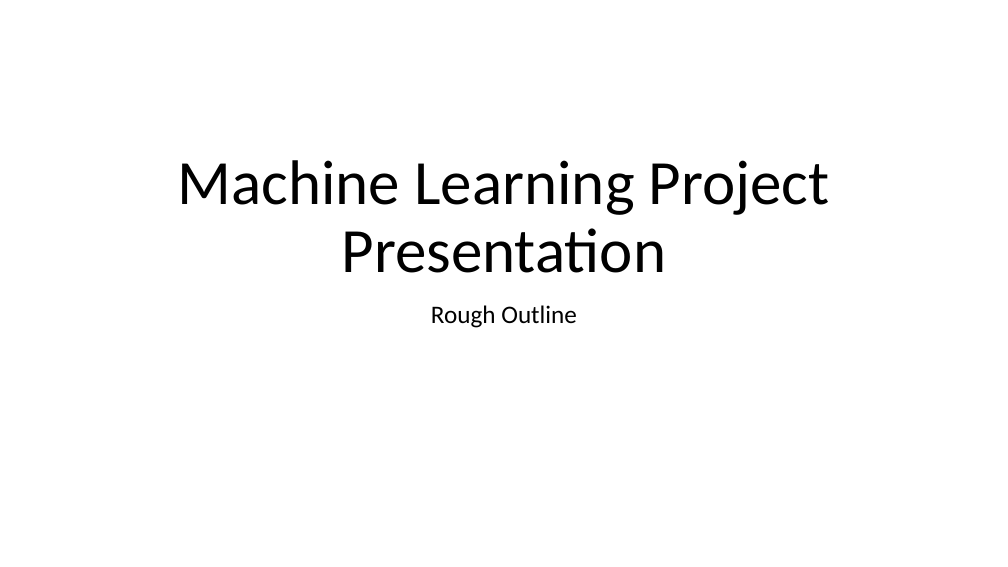
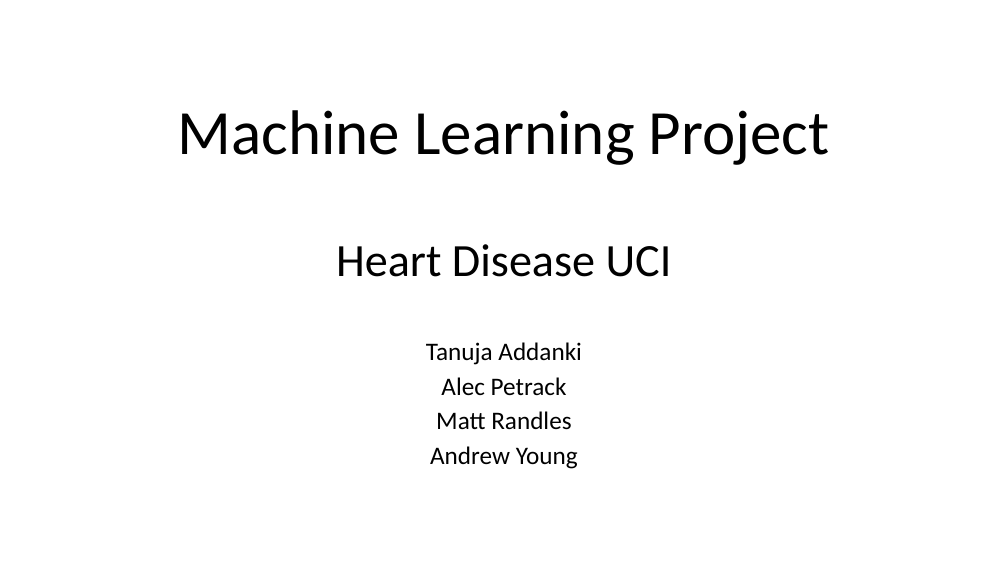
Before and after one commit to randm4940/CS-7830-Fall-2019-Project, a slide deck: slide 1 of documents/presentation.pptx. Drawn at 1008x567 pixels with LibreOffice and Linux fonts; fonts in the diff are those of the drawing. Boxes give left, top, right and bottom in pixels: in the first picture for what was removed or moved away, otherwise in the second. Text is boxed around its words. In the diff, an @@ line names an element or a change of style, - is before the commit and + after.

Commit message:
Update presentation.pptx
Changed title page.

```diff
--- a/documents/presentation.pptx
+++ b/documents/presentation.pptx
@@ title at box(178, 110, 830, 277): text changed @@
-Machine Learning Project Presentation
+Machine Learning Project
+Heart Disease UCI
@@ subtitle at box(426, 342, 582, 469): text changed @@
-Rough Outline
+Tanuja Addanki
+Alec Petrack
+Matt Randles
+Andrew Young
```
